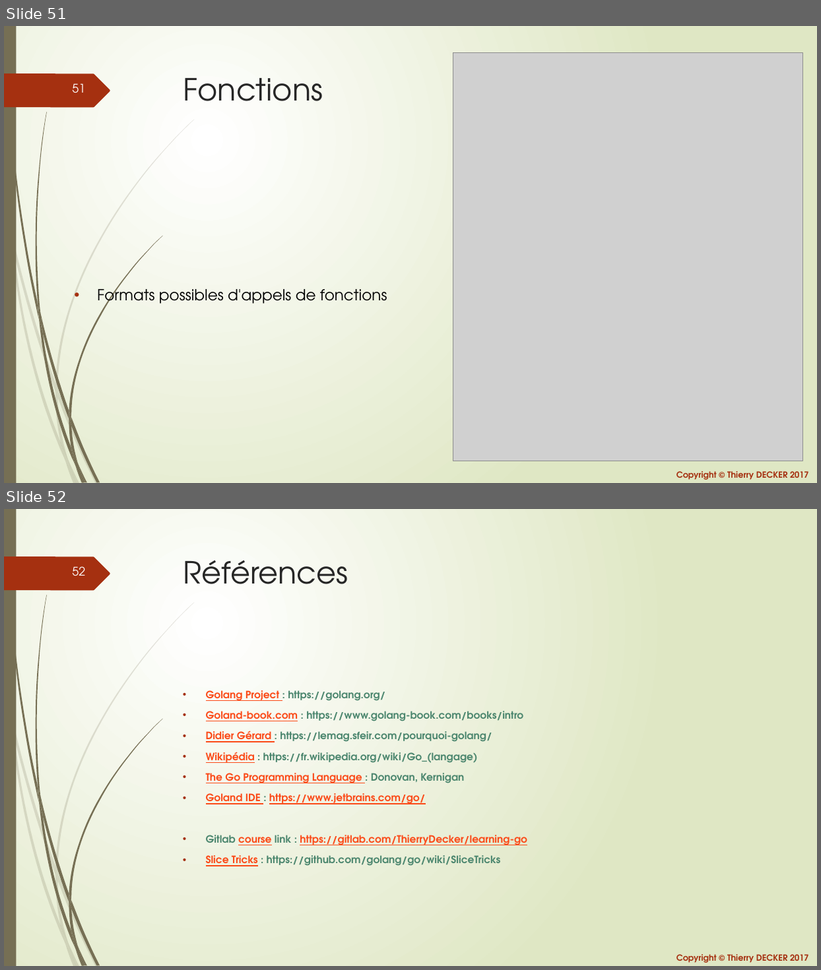
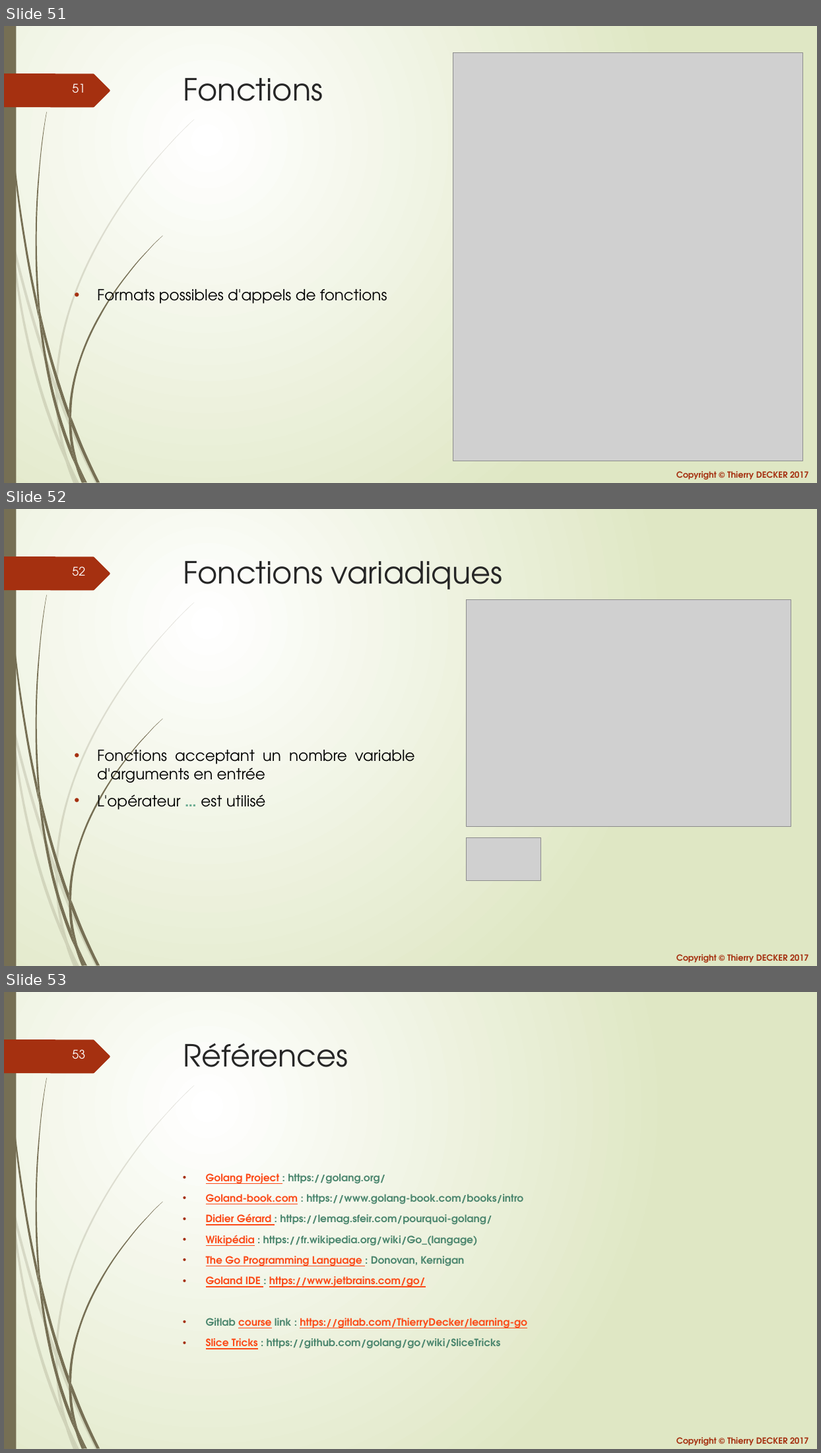
Before and after one commit to thierrydecker/learning-go, a slide deck: documentations/learning-go.pptx. Shown one above the other, each under a label of ours: slides 51 and 52 before the commit, slides 51, 52 and 53 after it. The pictures are 821x970 and 821x1453 pixels, drawn with LibreOffice and Linux fonts; fonts in the diff are those of the drawing; grey boxes stand for pictures. Boxes give left, top, right and bottom in pixels: in the first picture for what was removed or moved away, otherwise in the second. Text is boxed around its words. In the diff, an @@ line names an element or a change of style, - is before the commit and + after.

```diff
--- a/documentations/learning-go.pptx
+++ b/documentations/learning-go.pptx
@@ slide 52 added at (x1=4, y1=509, x2=817, y2=966), background gradient #FFFFFF to #DFE8C4; not listed: 26 template elements that a slide beside it also shows @@
@@ title added at (x1=183, y1=561, x2=503, y2=590), 36 pt, text #262626 @@
+Fonctions variadiques
@@ picture added at (x1=467, y1=600, x2=791, y2=827) @@
@@ text added at (x1=97, y1=746, x2=415, y2=810), 18 pt, text #000000 @@
+• Fonctions acceptant un nombre variable d'arguments en entrée
+• L'opérateur … est utilisé
@@ picture added at (x1=467, y1=838, x2=541, y2=882) @@
@@ what was slide 52 is now slide 53 @@
@@ page number at (x1=72, y1=1049, x2=85, y2=1059): text changed @@
-52
+53
```
Also in this commit, not shown: 2 other files.
